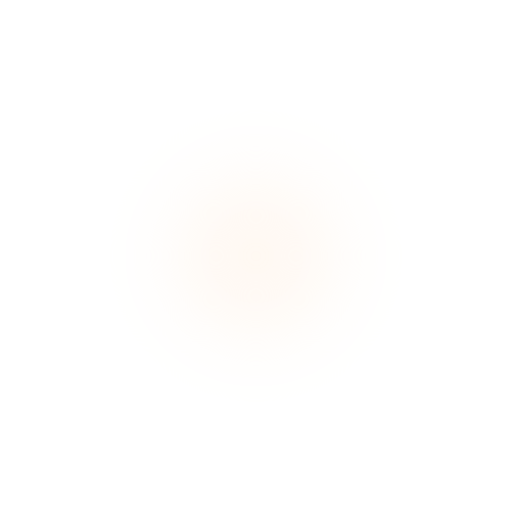
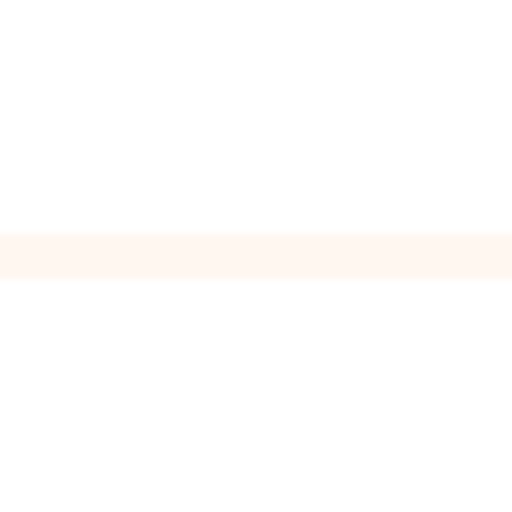
Before/after of a 512×512 layered artwork. What changed in the layer stack:
hid group "glow_01" (1 layers) over [22, 150, 490, 362]
hid "Layer 2" over [22, 150, 490, 362]
added group "line_03" with 1 layers above "Shape 1" over [0, 224, 512, 289]
added layer "Rectangle 2" in group "line_03" over [0, 224, 512, 289]